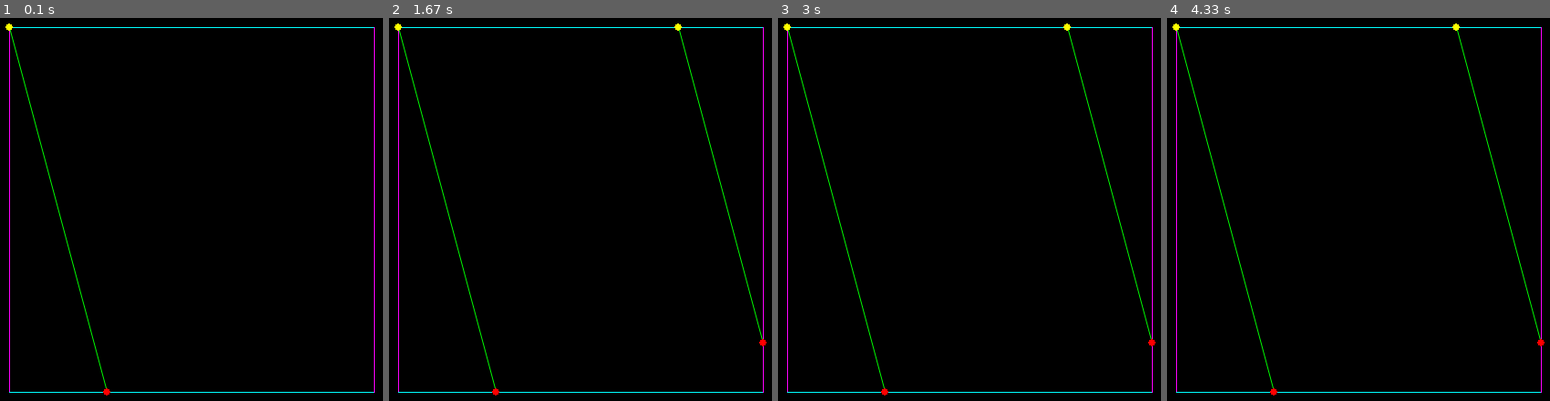
Above: before the commit, frames 1-4 (left to right).
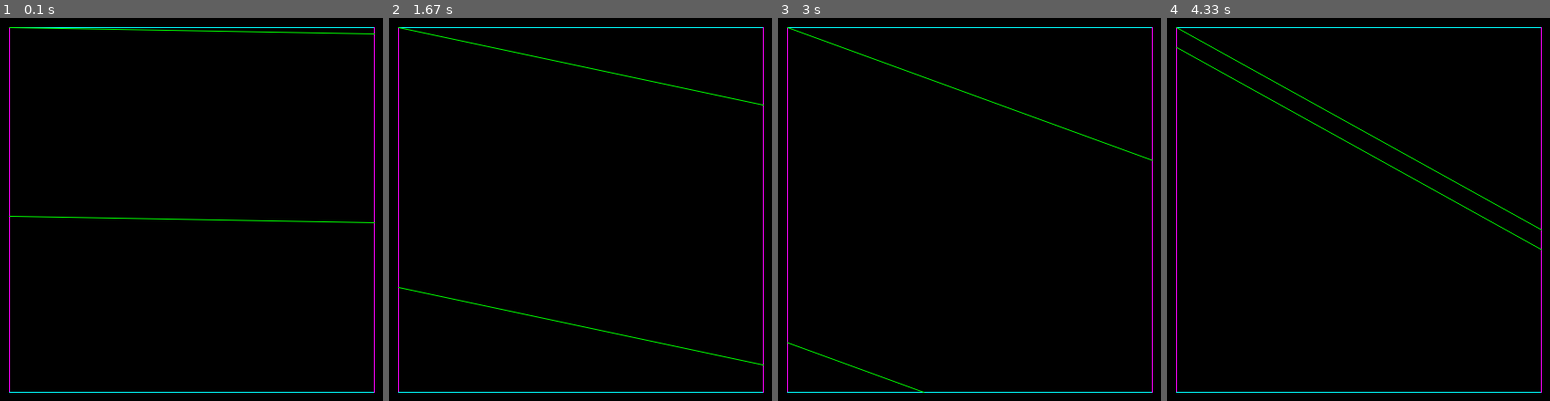
Above: after the commit, the same moments.

Repository: DoYouEvenStackSmash/planning-algorithms-exercises
Game: pygame game, started from src/ch4/manifold_project/manifold_driver.py
The game is run twice, just before and just after one commit, with the same random seed, the same clock (stepped at 60 frames per second) and the same inputs.
Inputs:
- Up to frame 1 (0.1 s): no input
- Up to frame 2 (1.67 s): no input
- Up to frame 3 (3 s): no input
- Up to frame 4 (4.33 s): no input

The runs differ from the first frame. In frame 1, 1.3% of the frame differs, in the area x 1-98%, y 1-99%; in frame 2, 1.7%, in the area x 1-99%, y 1-99%; in frame 3, 1.4%; in frame 4, 1.7%.

Commit message:
accidentally changed something, branch switch

Diff:
--- a/src/ch4/manifold_project/manifold_driver.py
+++ b/src/ch4/manifold_project/manifold_driver.py
@@ -92,8 +92,8 @@
   screen = create_display(w, h)
 
   o = blank_object(w/10, w - w/10, h/10, h - h/10)
-  # change_angle(screen,o)
-  single_angle(screen, o)
+  change_angle(screen,o)
+  # single_angle(screen, o)
 
   while 1:
     for event in pygame.event.get():
